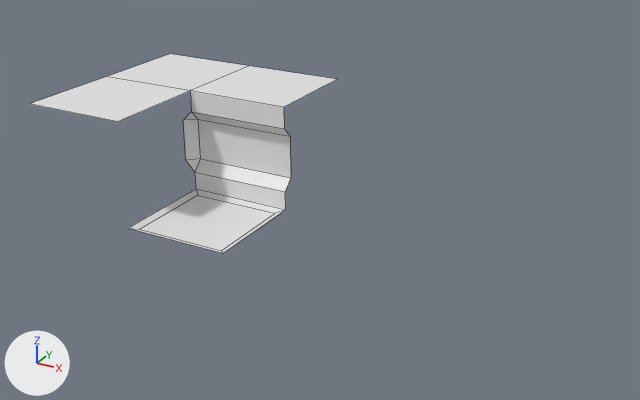
The Blender file Assets/~Sources~/Blender/Tiles.blend: old version first, new version second.
Rendered twice from a 50 mm lens placed at (4.33, -5.82, 3.35), pointed at (0.93, 0.37, 0.26). The axes (+X, +Y, +Z) are drawn at lower left. The lights are the same throughout. Mesh edges are drawn as thin lines.

In view in the first picture: 'Ceiling', 'Corner', 'Floor', 'Wall'.
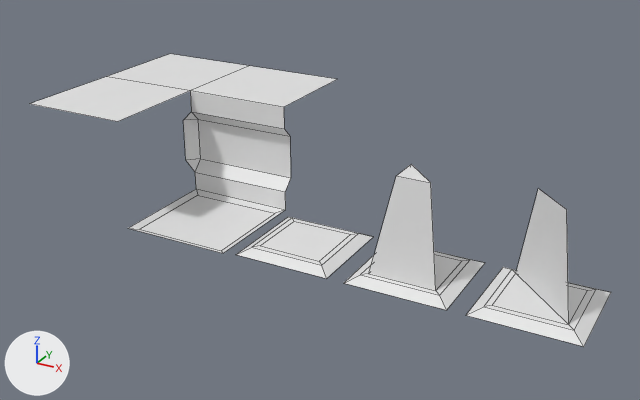
Commit message: Started game tile art

What differs and where, as boxes [x1, y1, x2, y2] in the pictures (640 x 400 px):
'Piece Template.002', added: after [467, 188, 611, 346]
'Piece Template.001', added: after [344, 164, 485, 310]
'Piece Template', added: after [236, 217, 373, 279]

The change, as a diff of the scene's bpy script:
```diff
--- a/Assets/~Sources~/Blender/Tiles.blend.py
+++ b/Assets/~Sources~/Blender/Tiles.blend.py
@@ me_plane_002 @@
+me_plane_002.from_pydata(...)  # 14 vertices, 12 faces; spans x -0.425..0.425, y -0.425..0.425, z 0.0..0.85
@@ me_plane_001 @@
+me_plane_001.from_pydata(...)  # 15 vertices, 14 faces; spans x -0.425..0.425, y -0.425..0.425, z 0.0..0.85
@@ me_plane @@
+me_plane.from_pydata(...)  # 12 vertices, 10 faces; spans x -0.425..0.425, y -0.425..0.425, z 0.0..0.05
@@ ob_piece_template_002 @@
+ob_piece_template_002 = bpy.data.objects.new('Piece Template.002', me_plane_002)
+ob_piece_template_002.location = (3.0, 0.0, 0.0)
@@ ob_piece_template_001 @@
+ob_piece_template_001 = bpy.data.objects.new('Piece Template.001', me_plane_001)
+ob_piece_template_001.location = (2.0, 0.0, 0.0)
@@ ob_piece_template @@
+ob_piece_template = bpy.data.objects.new('Piece Template', me_plane)
+ob_piece_template.location = (1.0, 0.0, 0.0)
```
